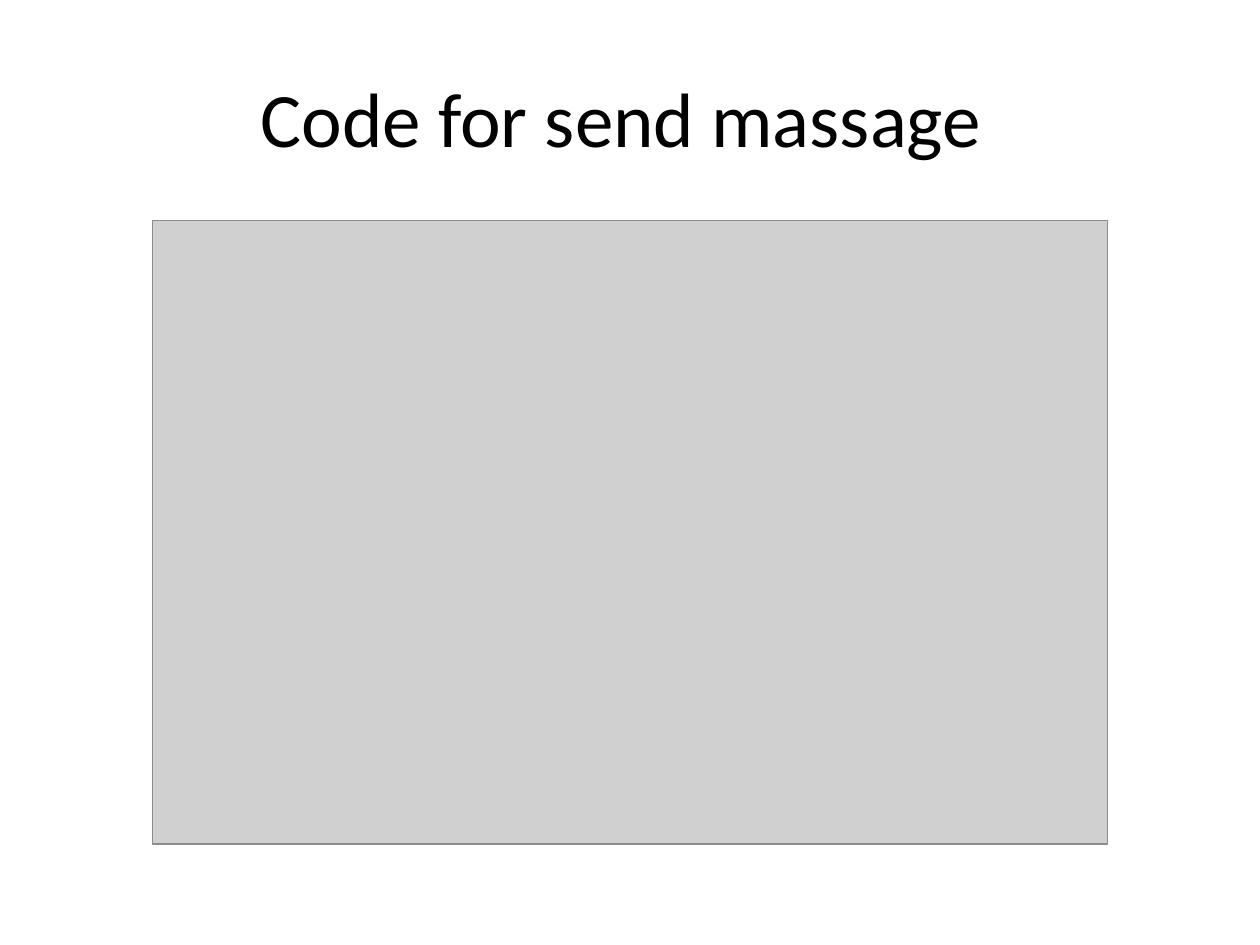
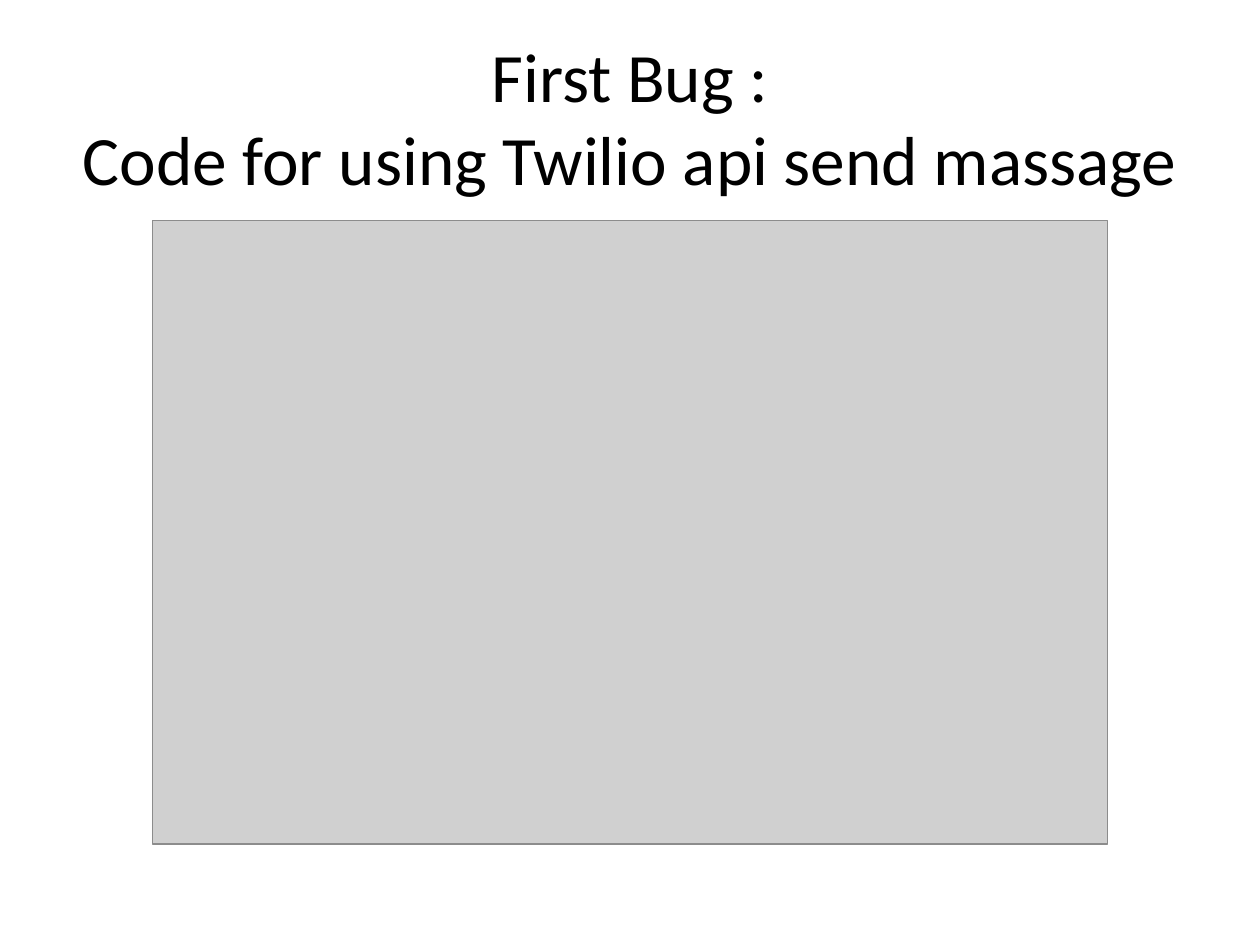
Before and after one commit to manouchehr/SOEN691_AZIZI, a slide deck: slide 10 of ClassWorkReports/Twilio_sharpBugFixing .pptx. Drawn at 1260x945 pixels with LibreOffice and Linux fonts; fonts in the diff are those of the drawing; grey boxes stand for pictures. Boxes give left, top, right and bottom in pixels: in the first picture for what was removed or moved away, otherwise in the second. Text is boxed around its words. In the diff, an @@ line names an element or a change of style, - is before the commit and + after.

```diff
--- a/ClassWorkReports/Twilio_sharpBugFixing .pptx
+++ b/ClassWorkReports/Twilio_sharpBugFixing .pptx
@@ title at (x1=83, y1=54, x2=1176, y2=197): text changed; size 44 to 39.6 pt @@
-Code for send massage
+First Bug :
+Code for using Twilio api send massage
```
Also in this commit, not shown: 6 other slides changed, 4 slides added, 27 other files.
